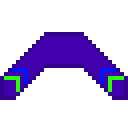
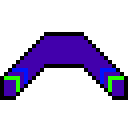
Two versions of the same layered image (128x128). Layer-by-layer changes:
painted on "Layer 1" over [0, 32, 128, 100]
